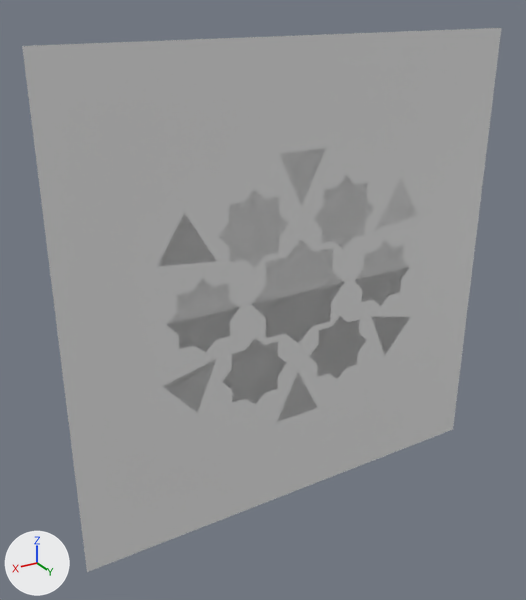
Renders of the FBX model Assets/Game/Art/Shaders/MirrorFX/ZelligeMirror.fbx from each side of a commit.
Rendered twice from a 50 mm lens placed at (14.4, 21.3, 10.7), pointed at (1.2, -0.7, -0.3). Arrows for +X, +Y and +Z are at lower left; the lights stay in place. The picture after the commit comes second. Where no turn or scale is listed for an object, it has been applied to the vertices.

In view in the first picture: 'Plane', 'zellige_mirror'.
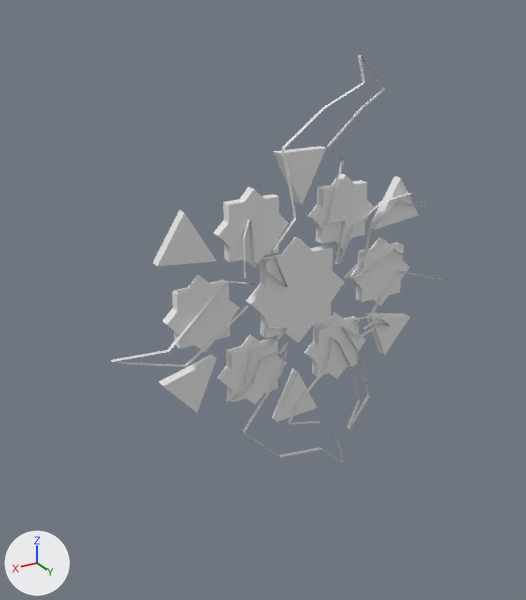
Location of each change, (x1, y1, x2, y2) in pixels of the pictures (526 x 600 px):
'Plane', deleted
    before: (22, 28, 501, 572)
'fissure.svg', added
    after: (111, 55, 447, 462)

What changed in the scene script:
```text
Add me_fissure_svg:
    me_fissure_svg.from_pydata(...)  # 352 vertices, 278 faces; spans x -7.6..7.6, y 0.0..0.2, z -8.5..8.5
Remove ob_plane:
    ob_plane = bpy.data.objects.new('Plane', me_plane)
    ob_plane.location = (0.0, 0.0, 0.0)
Add ob_fissure_svg:
    ob_fissure_svg = bpy.data.objects.new('fissure.svg', me_fissure_svg)
    ob_fissure_svg.location = (0.0, 0.0, 0.0)
```
